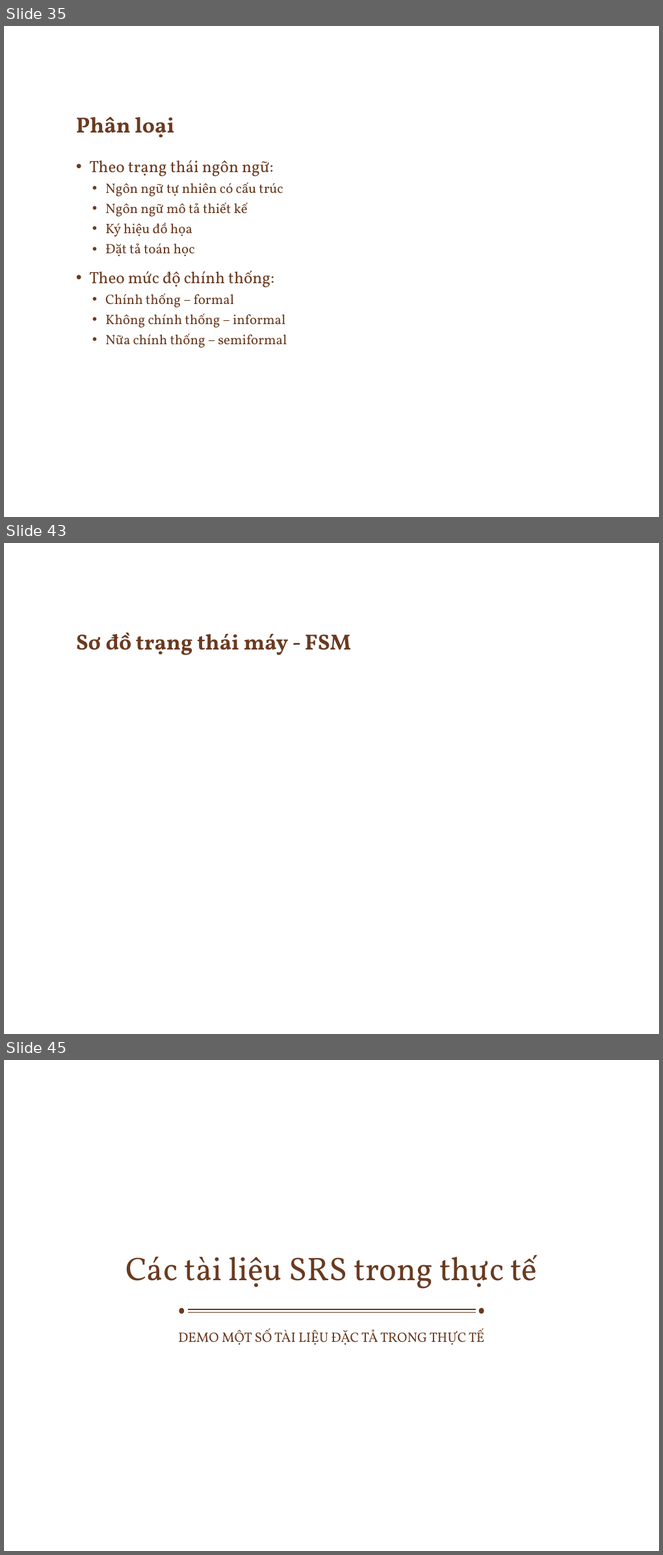
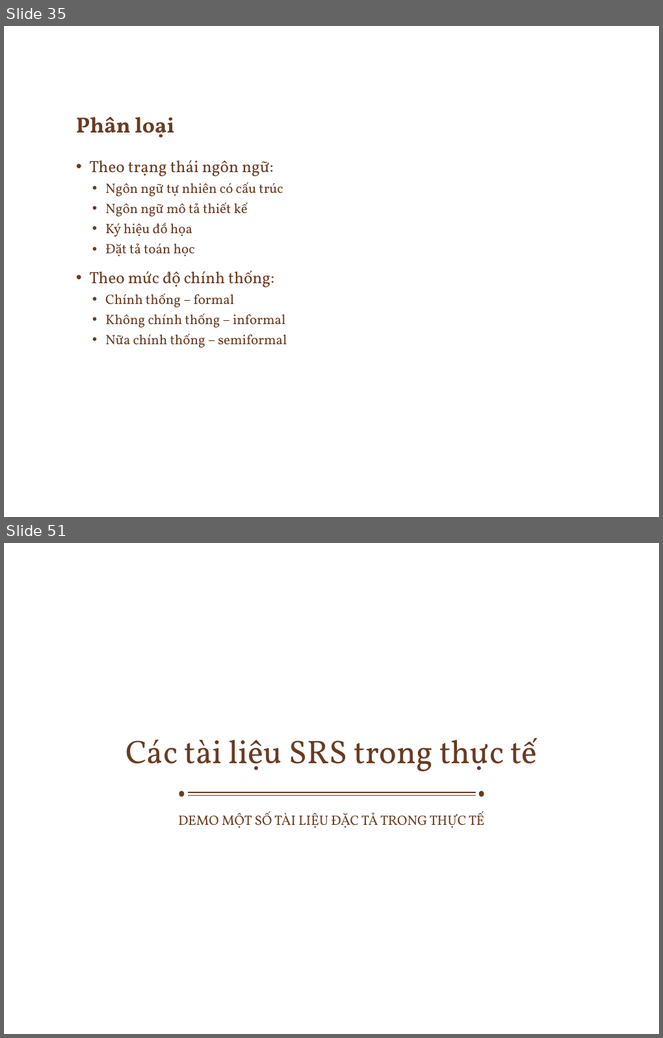
Before and after one commit to ChrisJamison/seminar_cnpm, a slide deck: Seminar/Software Requirement.pptx. Shown one above the other, each under a label of ours: slides 35, 43 and 45 before the commit, slides 35 and 51 after it; the slides between them are not shown. The pictures are 663x1555 and 663x1038 pixels, drawn with LibreOffice and Linux fonts; fonts in the diff are those of the drawing; background and template pictures are left out. Boxes give left, top, right and bottom in pixels: in the first picture for what was removed or moved away, otherwise in the second. Text is boxed around its words. In the diff, an @@ line names an element or a change of style, - is before the commit and + after.

```diff
--- a/Seminar/Software Requirement.pptx
+++ b/Seminar/Software Requirement.pptx
@@ slide 43 removed at [4,543,659,1034], background picture (left out) @@
@@ title removed at [76,633,351,655] @@
-Sơ đồ trạng thái máy - FSM
@@ what was slide 45 is now slide 51 @@
```
Also in this commit, not shown: 7 slides changed, 9 slides added, 2 other slides removed.
